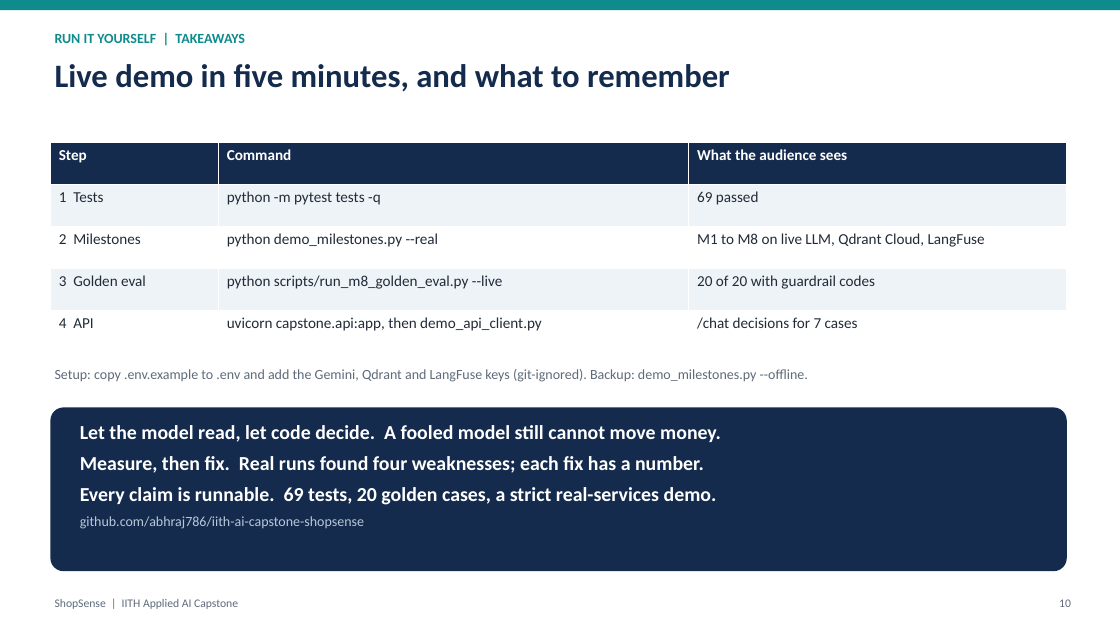
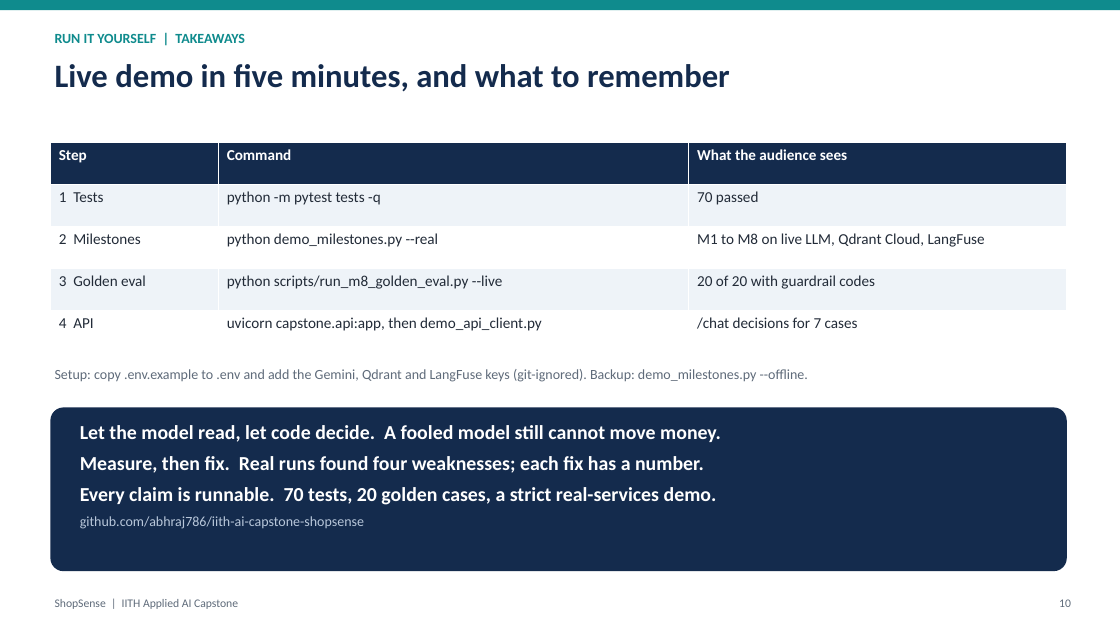
Before and after one commit to abhraj786/iith-ai-capstone-shopsense, a slide deck: slide 10 of docs/deck/iith-ai-capstone-shopsense.pptx. Drawn at 1120x630 pixels with LibreOffice and Linux fonts; fonts in the diff are those of the drawing. Boxes give left, top, right and bottom in pixels: in the first picture for what was removed or moved away, otherwise in the second. Text is boxed around its words. In the diff, an @@ line names an element or a change of style, - is before the commit and + after.

```diff
--- a/docs/deck/iith-ai-capstone-shopsense.pptx
+++ b/docs/deck/iith-ai-capstone-shopsense.pptx
@@ table at [50, 143, 1067, 353] @@
-row 2, column 3: 69 passed
+row 2, column 3: 70 passed
@@ text at [80, 487, 717, 505]: text changed @@
-Every claim is runnable. 69 tests, 20 golden cases, a strict real-services demo.
+Every claim is runnable. 70 tests, 20 golden cases, a strict real-services demo.
```
Also in this commit, not shown: 2 other slides changed, 5 other files.
